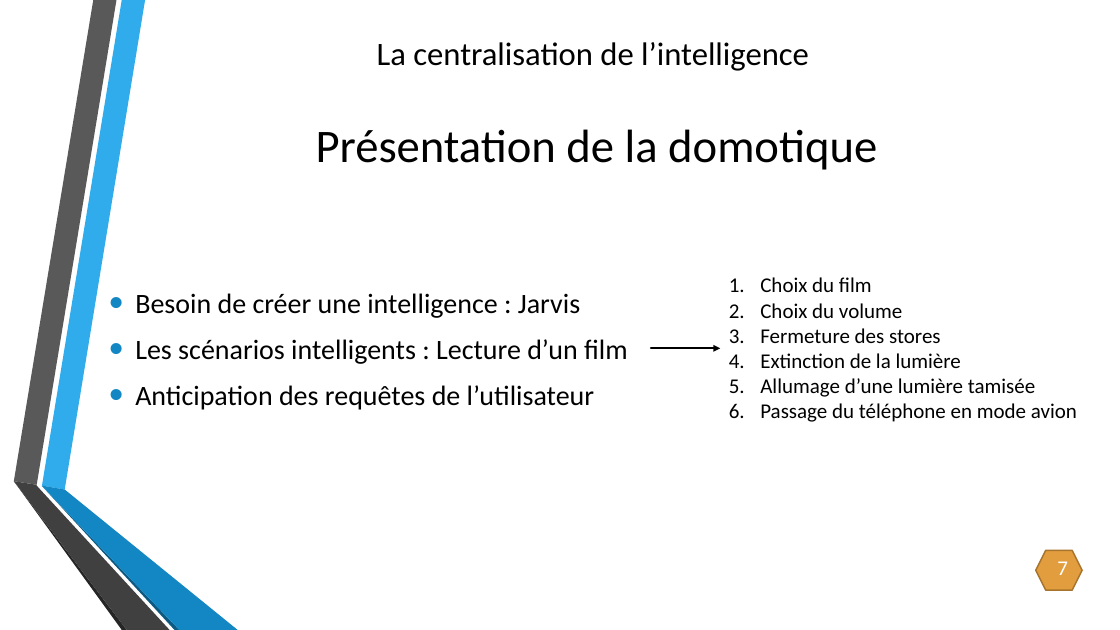
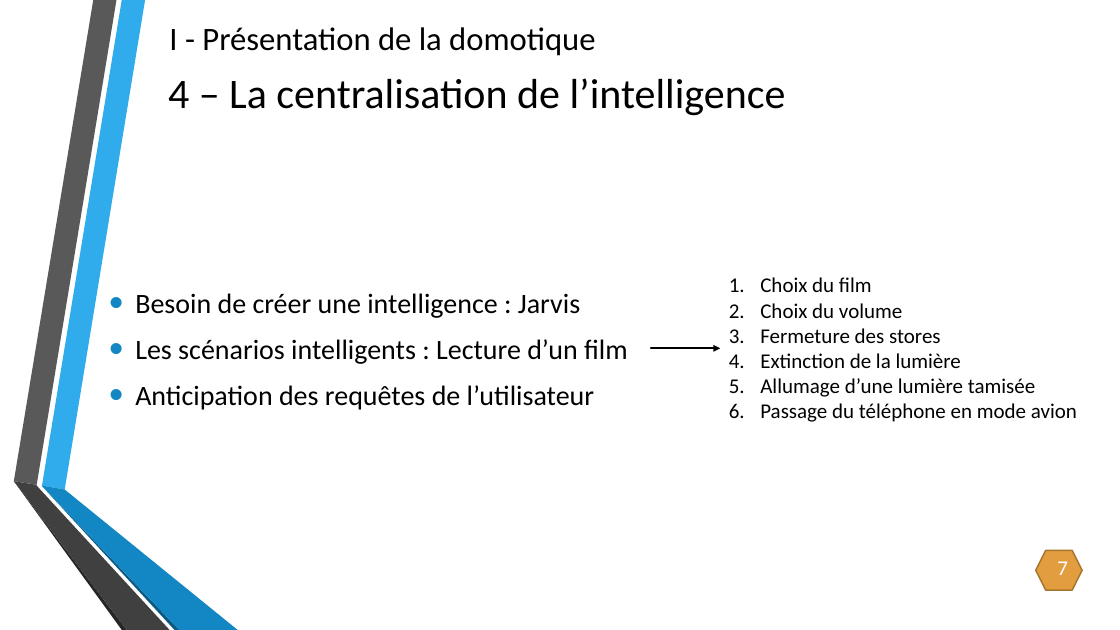
Before and after one commit to CyrillePierre/smartdevcom, a slide deck: slide 8 of doc/soutenance/Création d’un réseau générique et dynamique.pptx. Drawn at 1120x630 pixels with LibreOffice and Linux fonts; fonts in the diff are those of the drawing; background and template pictures are left out. Boxes give left, top, right and bottom in pixels: in the first picture for what was removed or moved away, otherwise in the second. Text is boxed around its words. In the diff, an @@ line names an element or a change of style, - is before the commit and + after.

```diff
--- a/doc/soutenance/Création d’un réseau générique et dynamique.pptx
+++ b/doc/soutenance/Création d’un réseau générique et dynamique.pptx
@@ text "I - Présentation de la ..." at [169, 27, 595, 56]: vertical alignment middle to top @@
@@ text at [169, 27, 595, 56]: text changed; size 40 to 28 pt @@
-Présentation de la domotique
+I - Présentation de la domotique
@@ title "4 – La centralisation de ..." at [168, 78, 786, 116]: vertical alignment top to middle @@
@@ title at [168, 78, 786, 116]: text changed; size 28 to 36 pt @@
-La centralisation de l’intelligence
+4 – La centralisation de l’intelligence
```
Also in this commit, not shown: 6 other slides changed, 9 slides added, 2 slides removed, 1 other file.
